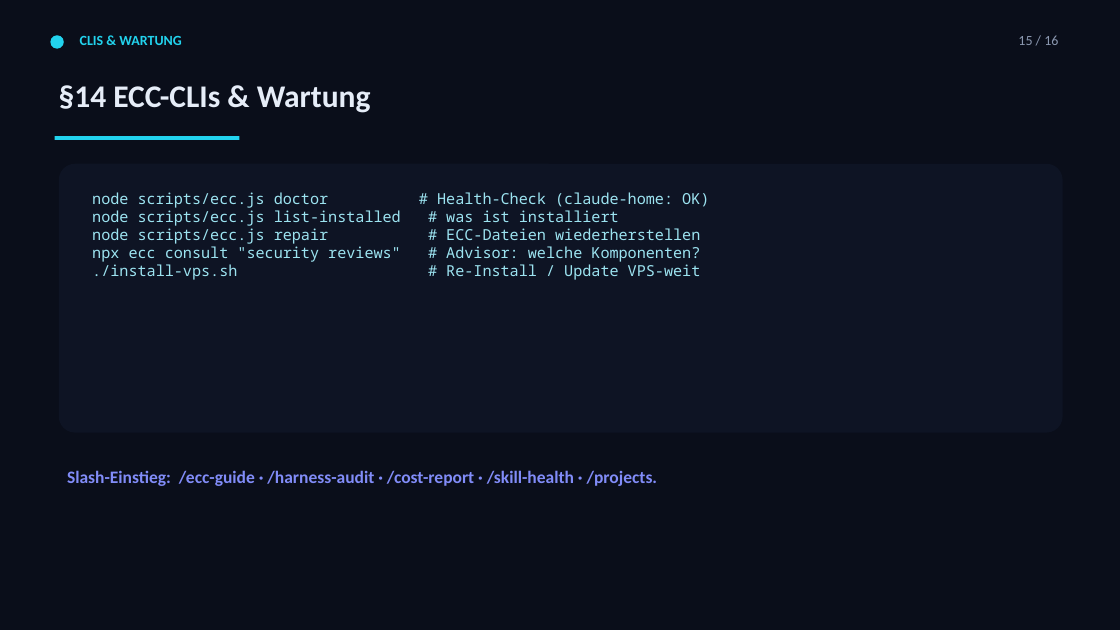
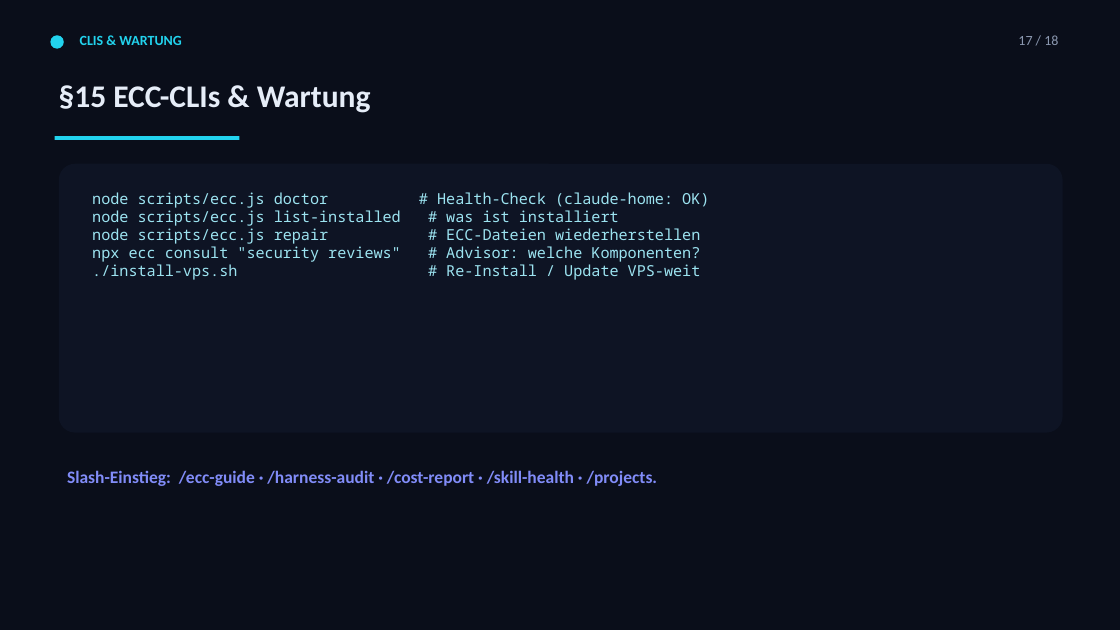
Before and after one commit to Paulee8155/Claude-Code-BestPractice, a slide deck: slide 18 of docs/ECC-Harness-Guide.de.pptx (slide 16 before the commit). Drawn at 1120x630 pixels with LibreOffice and Linux fonts; fonts in the diff are those of the drawing. Boxes give left, top, right and bottom in pixels: in the first picture for what was removed or moved away, otherwise in the second. Text is boxed around its words. In the diff, an @@ line names an element or a change of style, - is before the commit and + after.

```diff
--- a/docs/ECC-Harness-Guide.de.pptx
+++ b/docs/ECC-Harness-Guide.de.pptx
@@ text at box(1018, 35, 1058, 45): text changed @@
-15 / 16
+17 / 18
@@ text at box(59, 85, 371, 113): text changed @@
-§14 ECC-CLIs & Wartung
+§15 ECC-CLIs & Wartung
```
Also in this commit, not shown: 15 other slides changed, 2 slides added, 2 other files.
